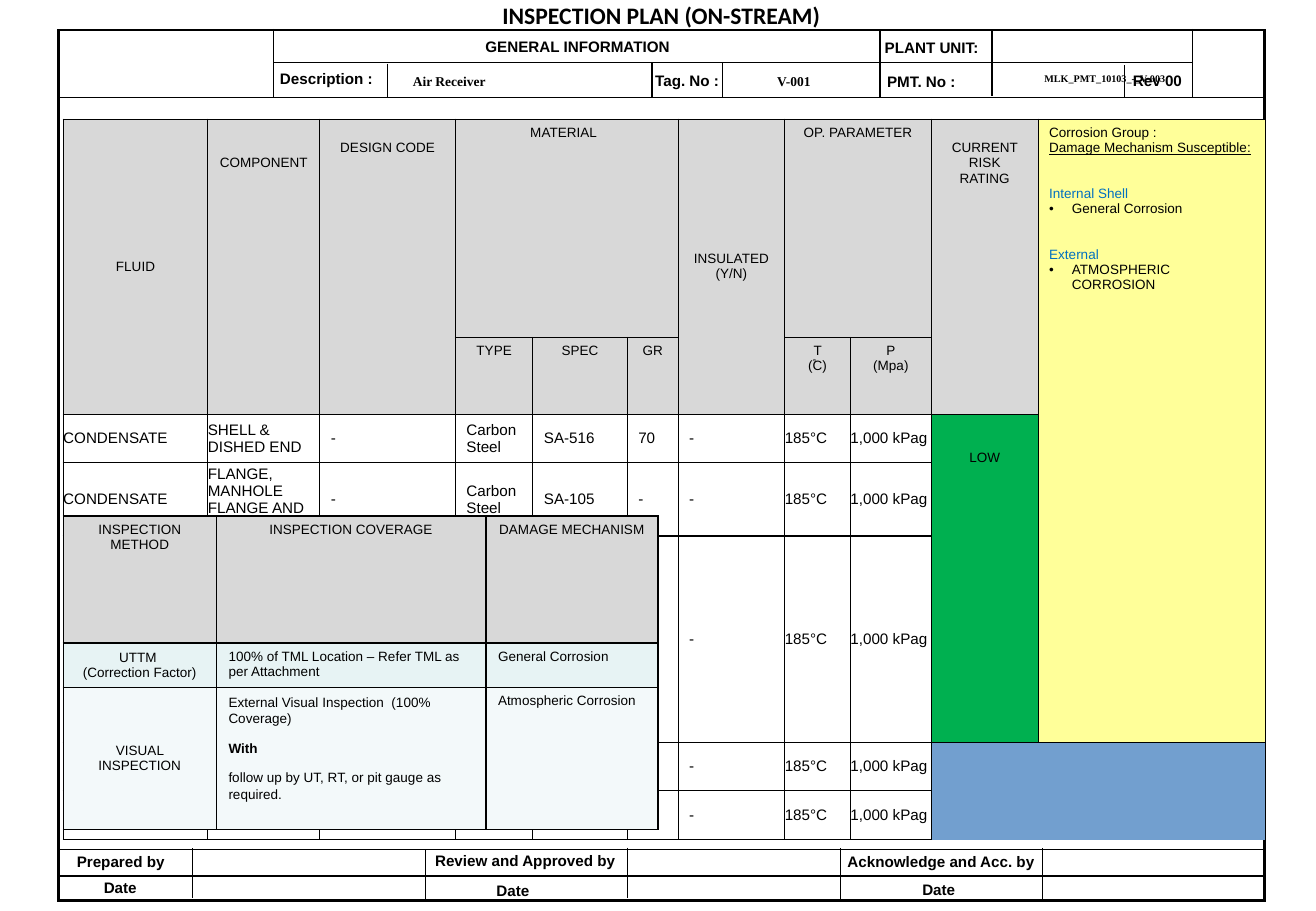
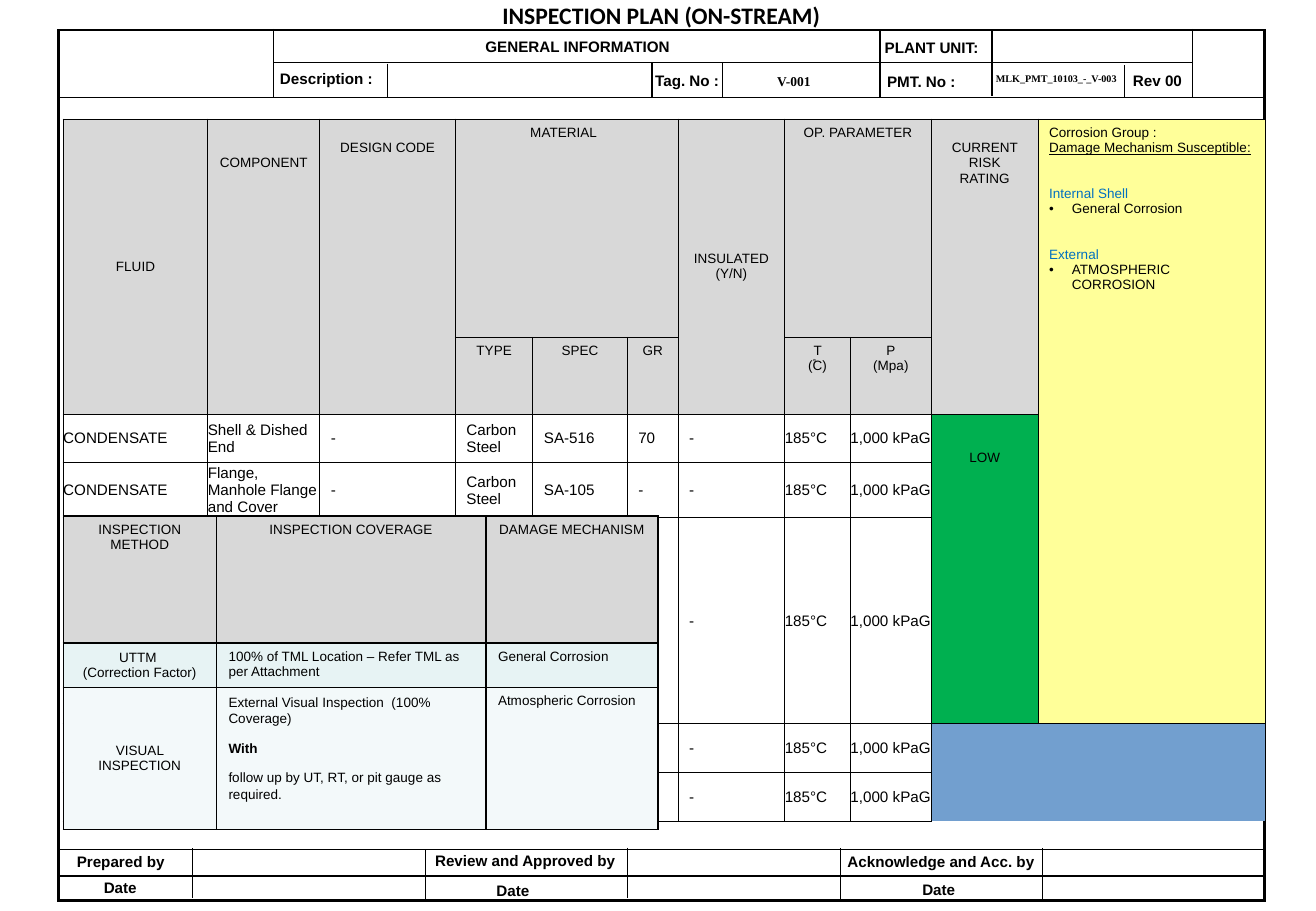
Before and after one commit to AMIRULHAFIZI/IPetro_Workshop_2, a slide deck: slide 1 of outputs/Inspection_Plan_MLK_PMT_10103_-_V-003.pptx. Drawn at 1316x911 pixels with LibreOffice and Linux fonts; fonts in the diff are those of the drawing; background and template pictures are left out. Boxes give left, top, right and bottom in pixels: in the first picture for what was removed or moved away, otherwise in the second. Text is boxed around its words. In the diff, an @@ line names an element or a change of style, - is before the commit and + after.

```diff
--- a/outputs/Inspection_Plan_MLK_PMT_10103_-_V-003.pptx
+++ b/outputs/Inspection_Plan_MLK_PMT_10103_-_V-003.pptx
@@ text removed at (x1=413, y1=76, x2=485, y2=86) @@
-Air Receiver
@@ text "MLK_PMT_10103_-_V-003" moved from (x1=1044, y1=75, x2=1165, y2=85) to (x1=996, y1=75, x2=1117, y2=84) @@
@@ table at (x1=63, y1=119, x2=1267, y2=818) @@
-row 3, column 2: SHELL & DISHED END
+row 3, column 2: Shell & Dished End
-row 3, column 9: 1,000 kPag
+row 3, column 9: 1,000 kPaG
-row 4, column 2: FLANGE, MANHOLE FLANGE AND COVER
+row 4, column 2: Flange, Manhole Flange and Cover
-row 4, column 9: 1,000 kPag
+row 4, column 9: 1,000 kPaG
-row 5, column 2: PIPE
+row 5, column 2: Pipe
-row 5, column 9: 1,000 kPag
+row 5, column 9: 1,000 kPaG
-row 6, column 2: SOCKET
+row 6, column 2: Socket
-row 6, column 9: 1,000 kPag
+row 6, column 9: 1,000 kPaG
-row 7, column 2: REINFORCED PLATE
+row 7, column 2: Reinforced Plate
-row 7, column 9: 1,000 kPag
+row 7, column 9: 1,000 kPaG
```
Also in this commit, not shown: 7 other files.
